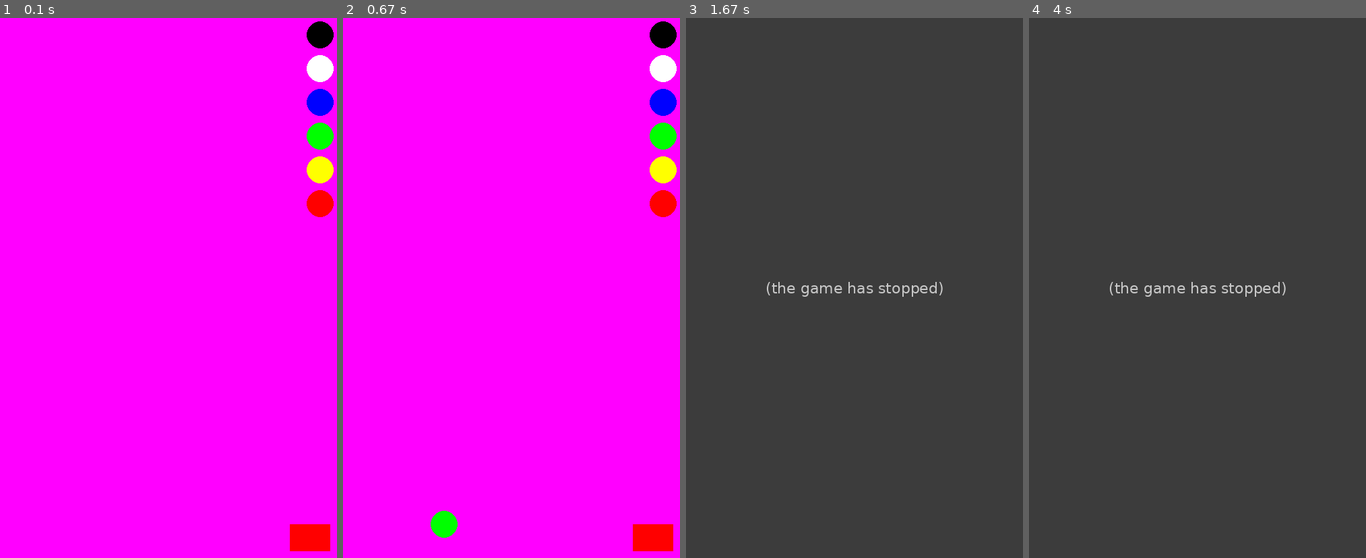
Above: before the commit, frames 1-4 (left to right).
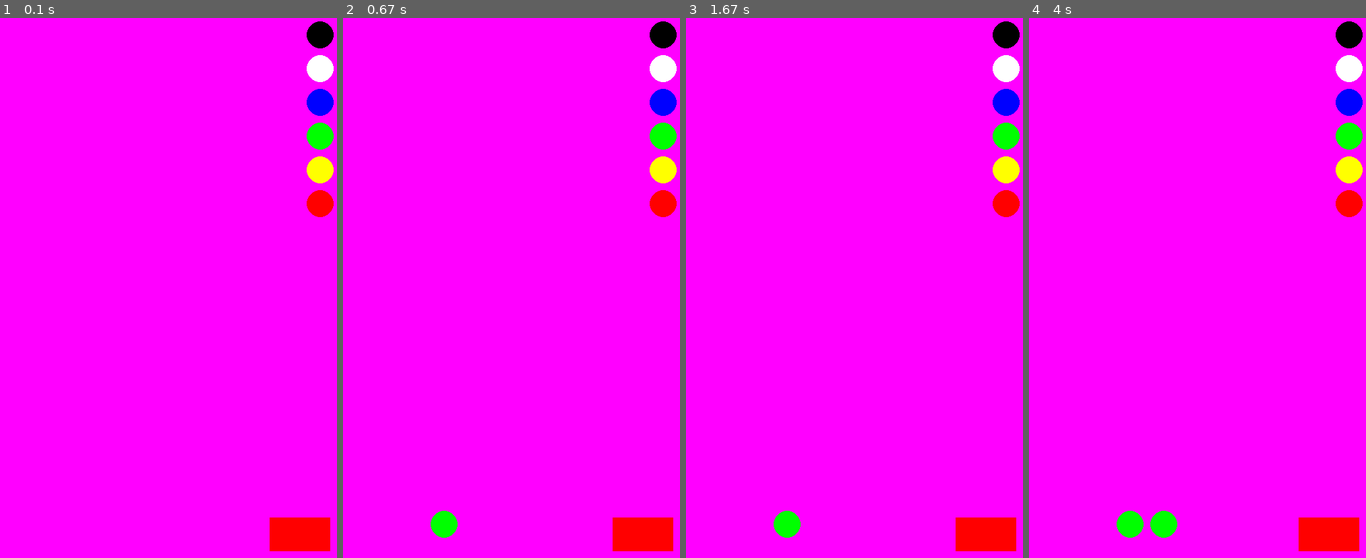
Above: after the commit, the same moments.

Repository: J-Featherstone/Mastermind
Game: pygame game, started from pygamework.py
Same seed, same stepped clock (60 frames per second), same inputs: the game is played once before the commit and once after it.
Inputs (mouse positions are in pixels of both pictures, inside the frame that each line leads up to):
- Up to frame 1 (0.1 s): no input
- Up to frame 2 (0.67 s): click (663, 136) at 0.38 s
- Up to frame 3 (1.67 s): click (985, 536) at 0.83 s
- Up to frame 4 (4 s): click (1231, 514) at 2.3 s; click (1349, 136) at 3.77 s

The runs differ from the first frame. In frame 1, 0.5% of the frame differs, in the area x 80-98%, y 92-99%; in frame 2, 0.5%; in frame 3, 100%, in the area x 0-100%, y 0-100%; in frame 4, 100%.
Error before the commit: IndexError: list assignment index out of range (pygamework.py line 66); the game stopped at 0.83 s (later frames are placeholders)

Commit message:
god help me get these loops right

Diff:
--- a/Mastermind.py
+++ b/Mastermind.py
@@ -58,7 +58,7 @@
 
 
 #actual game loop
-print("Welcome to mastermind, you will be asked to guess my sequence of 5 colours from: " + colours_str + " you have unlimited guesses.")
+'''print("Welcome to mastermind, you will be asked to guess my sequence of 5 colours from: " + colours_str + " you have unlimited guesses.")
 
 pattern = generate_pattern_hard()
 
@@ -71,6 +71,6 @@
 	print(guess)
 	print(pins)
 
-print("congratulations you win!")
+print("congratulations you win!")'''
 
 #bug somwhere where not enough pins get returned from a guess sometimes.
--- a/mastermind.py
+++ b/mastermind.py
@@ -58,7 +58,7 @@
 
 
 #actual game loop
-print("Welcome to mastermind, you will be asked to guess my sequence of 5 colours from: " + colours_str + " you have unlimited guesses.")
+'''print("Welcome to mastermind, you will be asked to guess my sequence of 5 colours from: " + colours_str + " you have unlimited guesses.")
 
 pattern = generate_pattern_hard()
 
@@ -71,6 +71,6 @@
 	print(guess)
 	print(pins)
 
-print("congratulations you win!")
+print("congratulations you win!")'''
 
 #bug somwhere where not enough pins get returned from a guess sometimes.
--- a/pygamework.py
+++ b/pygamework.py
@@ -1,8 +1,10 @@
+import mastermind
 import pygame, sys
 pygame.init()
 
 colour_dic = {"black": (0, 0, 0), "white": (255, 255, 255), "blue": (0, 0, 255), "green": (0, 255, 0), "yellow": (255, 255, 0), "red": (255, 0, 0)}
 current_guess = []
+current_pins = []
 old_guess = []
 old_pins = []
 difficulty = 5
@@ -24,7 +26,7 @@
 			pygame.draw.circle(screen, num, (x, count * 50 + 25), 20)
 			count += 1
 
-def buttons():
+def buttons(current_guess, current_pins, old_pins, old_guess, pattern):
 	for evento in pygame.event.get():
 		if evento.type == pygame.MOUSEBUTTONDOWN:
 			mouse = pygame.mouse.get_pos()
@@ -54,7 +56,8 @@
 				#pygame.draw.circle(screen, colour_pix, (len(current_guess) * 50 + 50, 50), 20)
 				draw_current_guess(current_guess)
 				pygame.display.update()
-			elif 150 < mouse[0] < 450 and 730 - (len(old_guess) * 50)  < mouse[1] <  770 - (len(old_guess) * 50):
+
+			elif 150 < mouse[0] < 450 and 730 - (len(old_guess) * 50)  < mouse[1] <  740 - (len(old_guess) * 50):
 				colour_pix = screen.get_at(mouse)
 				#print(colour_pix)
 				colour_name = ""
@@ -70,10 +73,21 @@
 				draw_current_guess(current_guess)
 				pygame.display.update()
 
+			elif 400 < mouse[0] < 490 and 740 < mouse[1] < 790:
+				if screen.get_at(mouse) == (0, 255, 0):
+					print(current_guess)
+					old_guess.append(current_guess)
+					current_guess = []
+					current_pins = mastermind.check_guess(pattern, current_guess)
+					print(current_pins)
+					old_pins.append(current_pins)
+					current_pins = []
+					draw_old(old_guess, old_pins)
+					print(old_guess)
+					print(old_pins)
+					#print(current_guess)
+					pygame.display.update()
 
-
-					#what will it do if you click the background? maybe geometry based buttons are better than colour here.
-#get the nth colour in colour_dic and add it to current_guess. print current guess
 
 def draw_current_guess(current_guess):
 	for k, colour in enumerate(current_guess):
@@ -82,6 +96,19 @@
 			pygame.draw.circle(screen, col_num, (k * 50 + 150, height - 50 - (len(old_guess) * 50)), 20)
 		elif colour == "empty":
 				pygame.draw.circle(screen, (255, 0, 255), (k * 50 + 150, height - 50 - (len(old_guess) * 50)), 20)
+
+
+def draw_old(old_guess, old_pins):
+	for l, guess in enumerate(old_guess):
+		for s, col in enumerate(guess):
+			col_num = colour_dic.get(col)
+			pygame.draw.circle(screen, col_num, (s * 50 + 150, height - 50 - (l * 50)), 20)
+
+	for l, pins in enumerate(old_pins):
+		for k, colour in enumerate(pins):
+			col_num = colour_dic.get(colour)
+			pygame.draw.circle(screen, col_num, (k * 25 + 10, height - 50 -(l * 50)), 10)
+
 
 def undoer():
 	for evento in pygame.event.get():
@@ -107,24 +134,20 @@
 
 #pygame.display.flip()
 
-
+pattern = mastermind.generate_pattern_hard()
+print(pattern)
 
 while (1):
-	#for evento in pygame.event.get():
-			#print(evento);
-		#if evento.type == pygame.MOUSEBUTTONDOWN:
-			#mouse = pygame.mouse.get_pos()
-			#if pygame.mouse.get_pos() >= (150,230):
-			#if 450 + 50 > mouse[0] > 450 and 25 + 50 > mouse[1] > 25:
-				#print(screen.get_at(mouse))
-				#pygame.draw.circle(screen, (0, 0, 0), (50, 50), 20)
-				#pygame.display.update()
+
+	#print(pattern)
+
 	while guess == False:
 		if len(current_guess) == difficulty and "empty" not in current_guess:
-			pygame.draw.rect(screen, (0, 255, 0), (430, 750, 60, 40))
+			pygame.draw.rect(screen, (0, 255, 0), (400, 740, 90, 50))
+			buttons(current_guess, current_pins, old_pins, old_guess, pattern)
 		else:
-			pygame.draw.rect(screen, (255, 0, 0), (430, 750, 60, 40))
-		buttons()
+			pygame.draw.rect(screen, (255, 0, 0), (400, 740, 90, 50))
+		buttons(current_guess, current_pins, old_pins, old_guess, pattern)
 
 
 
